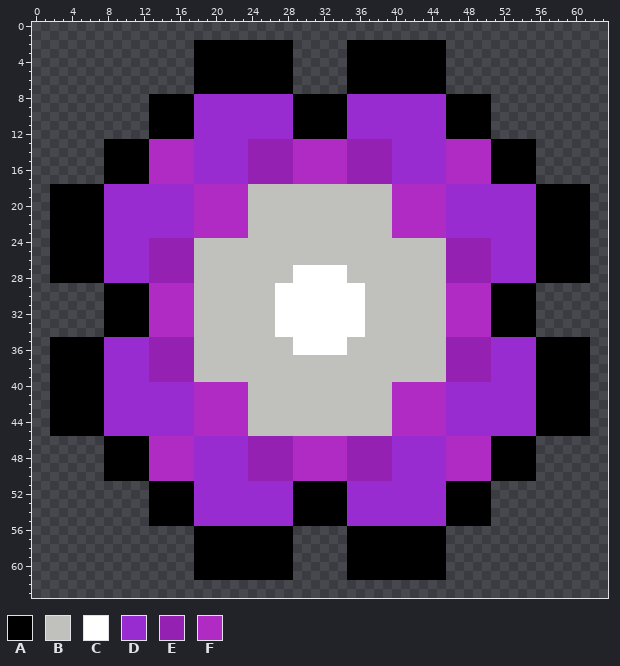
Two states of a pixel-art sprite, res/images/flowers/2.png. Above: the version before the commit.
The file is 64x64 pixels.
Palette (. is transparent): A #000000  B #c0c0bc  C #ffffff  D #992cd1  E #9421b1  F #b02ac4
Pixels before, first column x 2:
 2 ................AAAAAAAAAAA......AAAAAAAAAAA................
 3 ................AAAAAAAAAAA......AAAAAAAAAAA................
 4 ................AAAAAAAAAAA......AAAAAAAAAAA................
 5 ................AAAAAAAAAAA......AAAAAAAAAAA................
 6 ................AAAAAAAAAAA......AAAAAAAAAAA................
 7 ................AAAAAAAAAAA......AAAAAAAAAAA................
 8 ...........AAAAADDDDDDDDDDDAAAAAADDDDDDDDDDDAAAAA...........
 9 ...........AAAAADDDDDDDDDDDAAAAAADDDDDDDDDDDAAAAA...........
10 ...........AAAAADDDDDDDDDDDAAAAAADDDDDDDDDDDAAAAA...........
11 ...........AAAAADDDDDDDDDDDAAAAAADDDDDDDDDDDAAAAA...........
12 ...........AAAAADDDDDDDDDDDAAAAAADDDDDDDDDDDAAAAA...........
13 ......AAAAAFFFFFDDDDDDEEEEEFFFFFFEEEEEDDDDDDFFFFFAAAAA......
14 ......AAAAAFFFFFDDDDDDEEEEEFFFFFFEEEEEDDDDDDFFFFFAAAAA......
15 ......AAAAAFFFFFDDDDDDEEEEEFFFFFFEEEEEDDDDDDFFFFFAAAAA......
16 ......AAAAAFFFFFDDDDDDEEEEEFFFFFFEEEEEDDDDDDFFFFFAAAAA......
17 ......AAAAAFFFFFDDDDDDEEEEEFFFFFFEEEEEDDDDDDFFFFFAAAAA......
18 AAAAAADDDDDDDDDDFFFFFFBBBBBBBBBBBBBBBBFFFFFFDDDDDDDDDDAAAAAA
19 AAAAAADDDDDDDDDDFFFFFFBBBBBBBBBBBBBBBBFFFFFFDDDDDDDDDDAAAAAA
20 AAAAAADDDDDDDDDDFFFFFFBBBBBBBBBBBBBBBBFFFFFFDDDDDDDDDDAAAAAA
21 AAAAAADDDDDDDDDDFFFFFFBBBBBBBBBBBBBBBBFFFFFFDDDDDDDDDDAAAAAA
22 AAAAAADDDDDDDDDDFFFFFFBBBBBBBBBBBBBBBBFFFFFFDDDDDDDDDDAAAAAA
23 AAAAAADDDDDDDDDDFFFFFFBBBBBBBBBBBBBBBBFFFFFFDDDDDDDDDDAAAAAA
24 AAAAAADDDDDEEEEEBBBBBBBBBBBBBBBBBBBBBBBBBBBBEEEEEDDDDDAAAAAA
25 AAAAAADDDDDEEEEEBBBBBBBBBBBBBBBBBBBBBBBBBBBBEEEEEDDDDDAAAAAA
26 AAAAAADDDDDEEEEEBBBBBBBBBBBBBBBBBBBBBBBBBBBBEEEEEDDDDDAAAAAA
27 AAAAAADDDDDEEEEEBBBBBBBBBBBCCCCCCBBBBBBBBBBBEEEEEDDDDDAAAAAA
28 AAAAAADDDDDEEEEEBBBBBBBBBBBCCCCCCBBBBBBBBBBBEEEEEDDDDDAAAAAA
29 ......AAAAAFFFFFBBBBBBBBBCCCCCCCCCCBBBBBBBBBFFFFFAAAAA......
30 ......AAAAAFFFFFBBBBBBBBBCCCCCCCCCCBBBBBBBBBFFFFFAAAAA......
31 ......AAAAAFFFFFBBBBBBBBBCCCCCCCCCCBBBBBBBBBFFFFFAAAAA......
32 ......AAAAAFFFFFBBBBBBBBBCCCCCCCCCCBBBBBBBBBFFFFFAAAAA......
33 ......AAAAAFFFFFBBBBBBBBBCCCCCCCCCCBBBBBBBBBFFFFFAAAAA......
34 ......AAAAAFFFFFBBBBBBBBBCCCCCCCCCCBBBBBBBBBFFFFFAAAAA......
35 AAAAAADDDDDEEEEEBBBBBBBBBBBCCCCCCBBBBBBBBBBBEEEEEDDDDDAAAAAA
36 AAAAAADDDDDEEEEEBBBBBBBBBBBCCCCCCBBBBBBBBBBBEEEEEDDDDDAAAAAA
37 AAAAAADDDDDEEEEEBBBBBBBBBBBBBBBBBBBBBBBBBBBBEEEEEDDDDDAAAAAA
38 AAAAAADDDDDEEEEEBBBBBBBBBBBBBBBBBBBBBBBBBBBBEEEEEDDDDDAAAAAA
39 AAAAAADDDDDEEEEEBBBBBBBBBBBBBBBBBBBBBBBBBBBBEEEEEDDDDDAAAAAA
40 AAAAAADDDDDDDDDDFFFFFFBBBBBBBBBBBBBBBBFFFFFFDDDDDDDDDDAAAAAA
41 AAAAAADDDDDDDDDDFFFFFFBBBBBBBBBBBBBBBBFFFFFFDDDDDDDDDDAAAAAA
42 AAAAAADDDDDDDDDDFFFFFFBBBBBBBBBBBBBBBBFFFFFFDDDDDDDDDDAAAAAA
43 AAAAAADDDDDDDDDDFFFFFFBBBBBBBBBBBBBBBBFFFFFFDDDDDDDDDDAAAAAA
44 AAAAAADDDDDDDDDDFFFFFFBBBBBBBBBBBBBBBBFFFFFFDDDDDDDDDDAAAAAA
45 AAAAAADDDDDDDDDDFFFFFFBBBBBBBBBBBBBBBBFFFFFFDDDDDDDDDDAAAAAA
46 ......AAAAAFFFFFDDDDDDEEEEEFFFFFFEEEEEDDDDDDFFFFFAAAAA......
47 ......AAAAAFFFFFDDDDDDEEEEEFFFFFFEEEEEDDDDDDFFFFFAAAAA......
48 ......AAAAAFFFFFDDDDDDEEEEEFFFFFFEEEEEDDDDDDFFFFFAAAAA......
49 ......AAAAAFFFFFDDDDDDEEEEEFFFFFFEEEEEDDDDDDFFFFFAAAAA......
50 ......AAAAAFFFFFDDDDDDEEEEEFFFFFFEEEEEDDDDDDFFFFFAAAAA......
51 ...........AAAAADDDDDDDDDDDAAAAAADDDDDDDDDDDAAAAA...........
52 ...........AAAAADDDDDDDDDDDAAAAAADDDDDDDDDDDAAAAA...........
53 ...........AAAAADDDDDDDDDDDAAAAAADDDDDDDDDDDAAAAA...........
54 ...........AAAAADDDDDDDDDDDAAAAAADDDDDDDDDDDAAAAA...........
55 ...........AAAAADDDDDDDDDDDAAAAAADDDDDDDDDDDAAAAA...........
56 ................AAAAAAAAAAA......AAAAAAAAAAA................
57 ................AAAAAAAAAAA......AAAAAAAAAAA................
58 ................AAAAAAAAAAA......AAAAAAAAAAA................
59 ................AAAAAAAAAAA......AAAAAAAAAAA................
60 ................AAAAAAAAAAA......AAAAAAAAAAA................
61 ................AAAAAAAAAAA......AAAAAAAAAAA................
Now the later version:
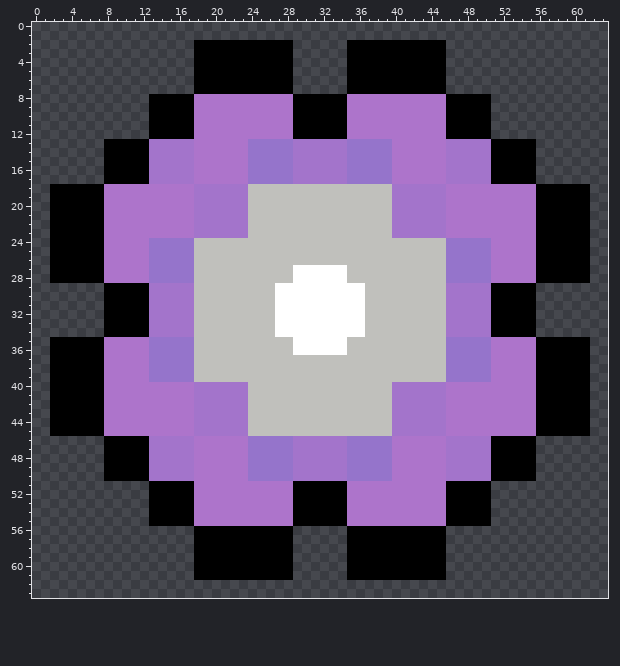
The exact change:
Colour D changes from #992cd1 to #ad74cb.
Colour E changes from #9421b1 to #9574cb.
Colour F changes from #b02ac4 to #a374cb.
Pixel boxes of the changes (left, top, right, bottom) in both pictures:
changed: (104, 94, 536, 526)
